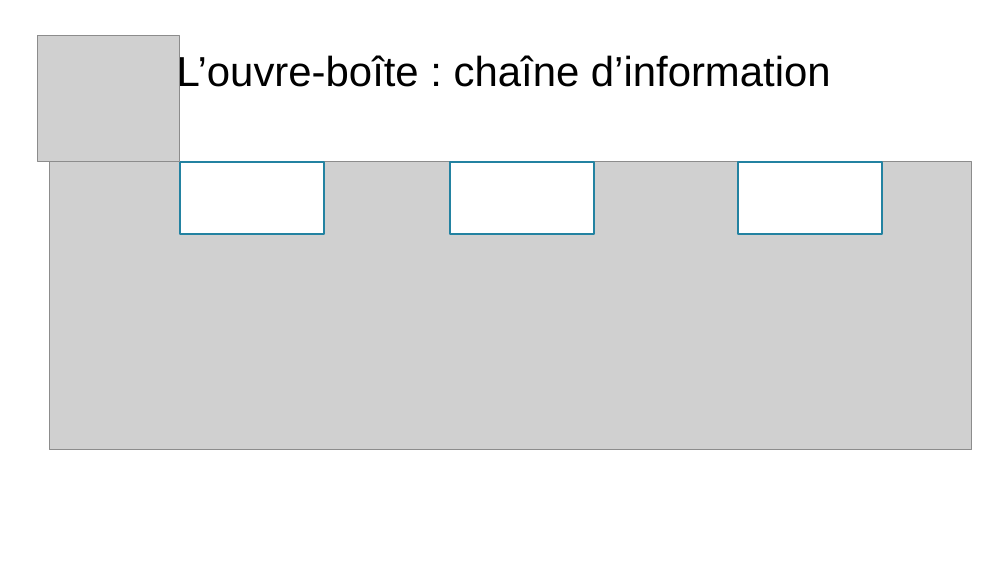
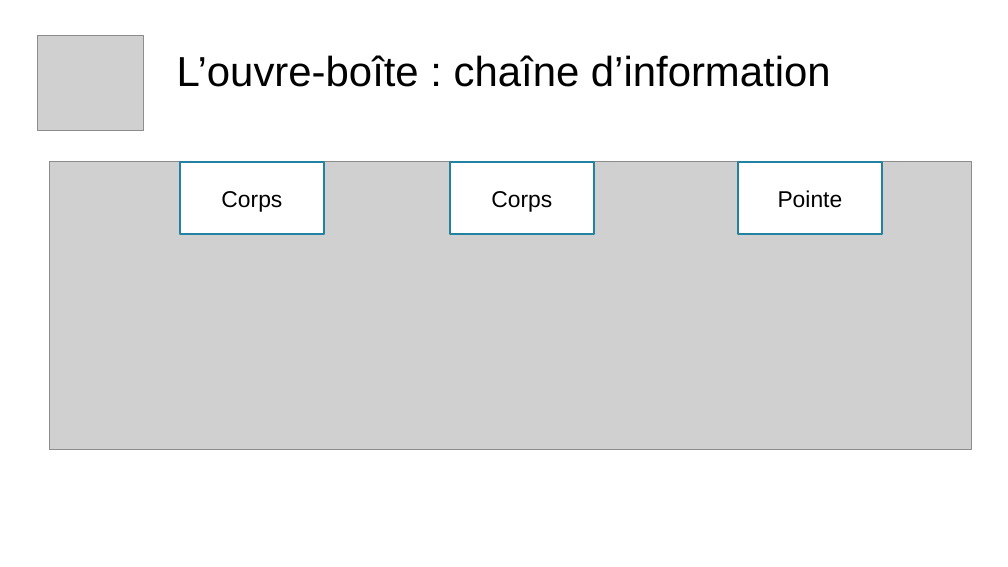
Before and after one commit to Merliin42/Cours-Techno, a slide deck: slide 16 of Introduction/Correction Activité.odp. Drawn at 1008x567 pixels with LibreOffice and Linux fonts; fonts in the diff are those of the drawing; grey boxes stand for pictures; background and template pictures are left out. Boxes give left, top, right and bottom in pixels: in the first picture for what was removed or moved away, otherwise in the second. Text is boxed around its words. In the diff, an @@ line names an element or a change of style, - is before the commit and + after.

```diff
--- a/Introduction/Correction Activité.odp
+++ b/Introduction/Correction Activité.odp
@@ picture: place and size @@
-picture at (38,36,180,162)
+picture at (38,36,144,130)
@@ text in rectangle at (221,191,282,212): text added @@
+Corps
@@ text in rectangle at (491,191,552,212): text added @@
+Corps
@@ text in rectangle at (778,190,843,208): text added @@
+Pointe
```
Also in this commit, not shown: 19 other slides changed, 4 other files.
